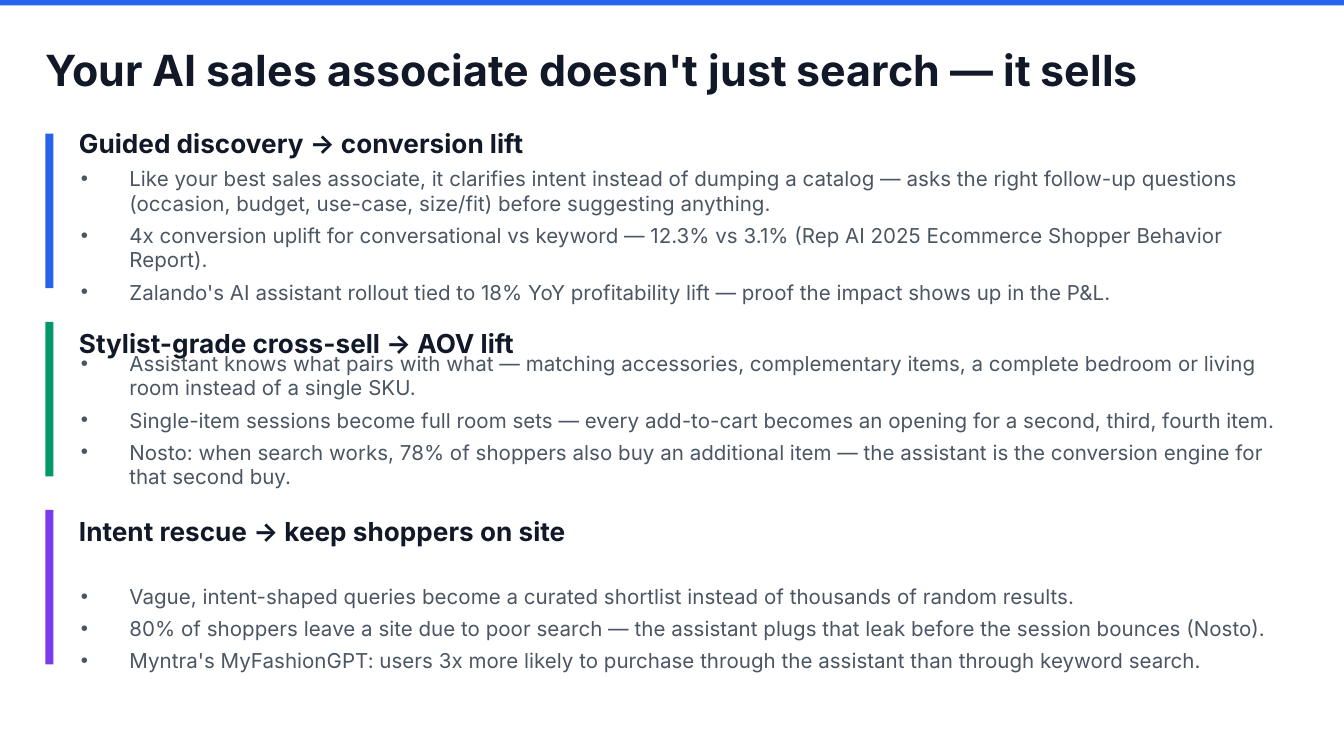
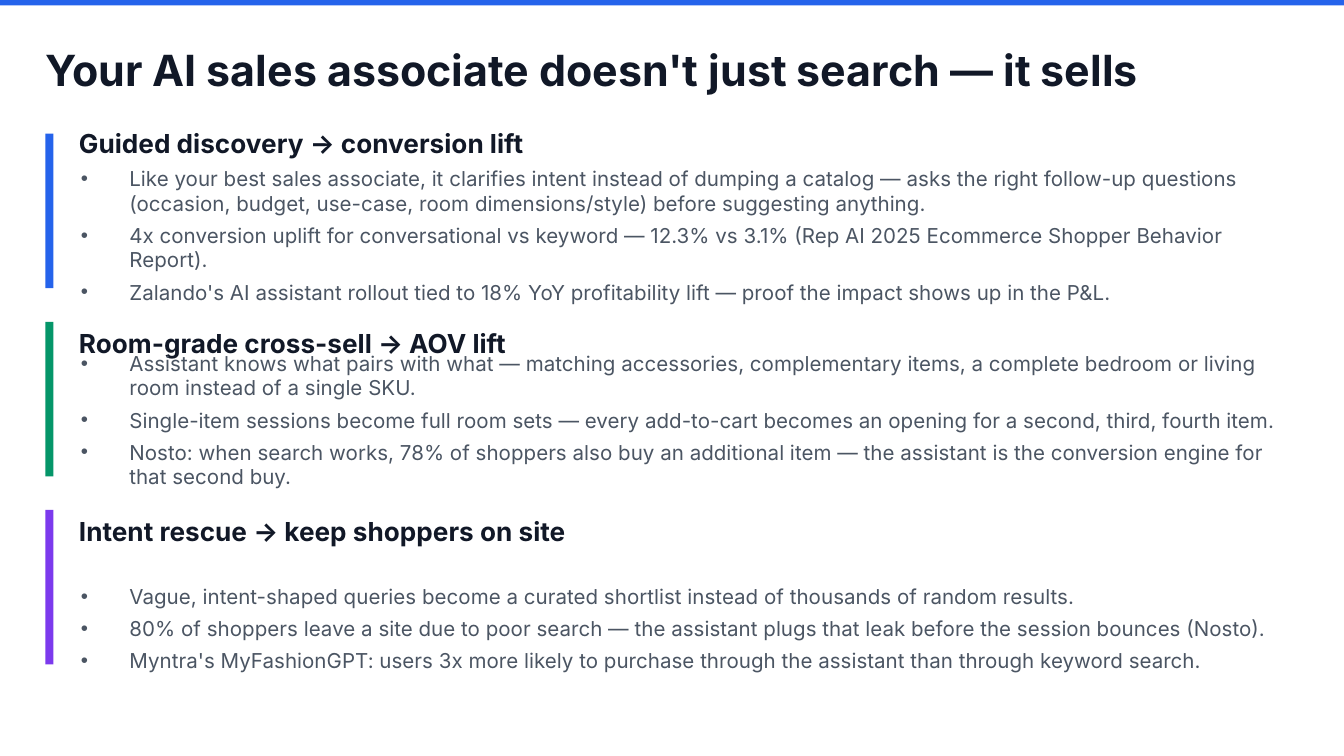
Before and after one commit to aantrikshhh/supersearch-ppt-templates, a slide deck: slide 12 of output/SS_Generic_Furniture.pptx. Drawn at 1344x756 pixels with LibreOffice and Linux fonts; fonts in the diff are those of the drawing. Boxes give left, top, right and bottom in pixels: in the first picture for what was removed or moved away, otherwise in the second. Text is boxed around its words. In the diff, an @@ line names an element or a change of style, - is before the commit and + after.

```diff
--- a/output/SS_Generic_Furniture.pptx
+++ b/output/SS_Generic_Furniture.pptx
@@ text at <box>129,170,1237,216</box>: text changed @@
-• Like your best sales associate, it clarifies intent instead of dumping a catalog — asks the right follow-up questions (occasion, budget, use-case, size/fit) before suggesting anything.
+• Like your best sales associate, it clarifies intent instead of dumping a catalog — asks the right follow-up questions (occasion, budget, use-case, room dimensions/style) before suggesting anything.
@@ text at <box>79,333,506,359</box>: text changed @@
-Stylist-grade cross-sell → AOV lift
+Room-grade cross-sell → AOV lift
```
Also in this commit, not shown: 3 other slides changed, 8 other files.
